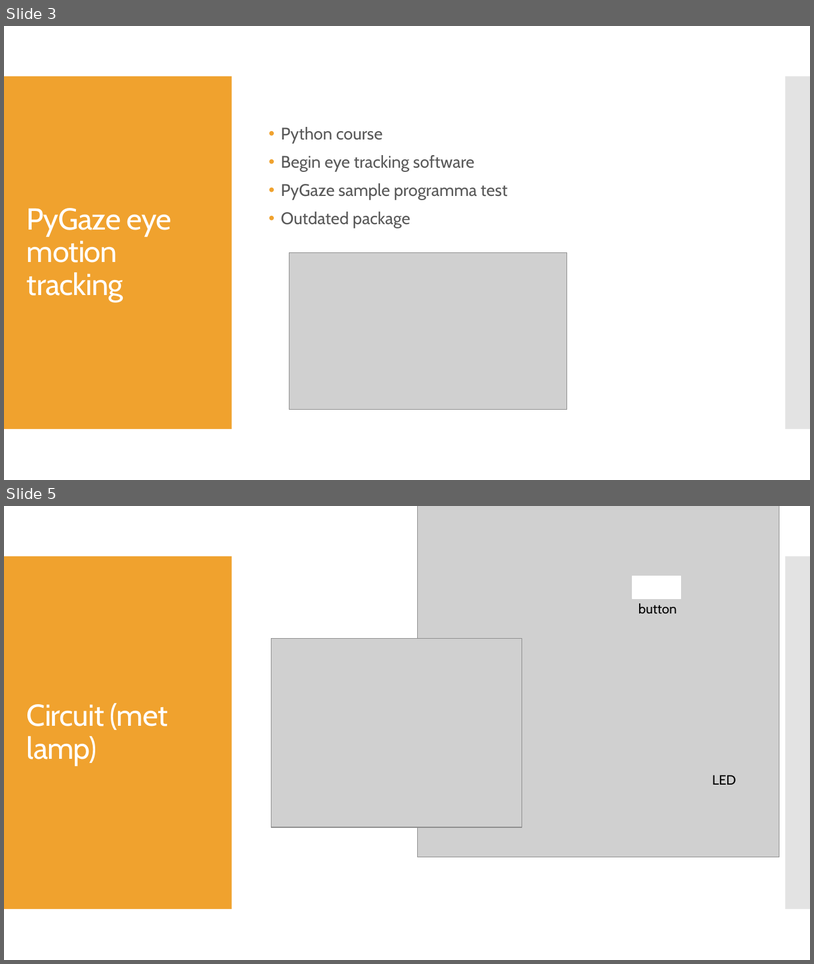
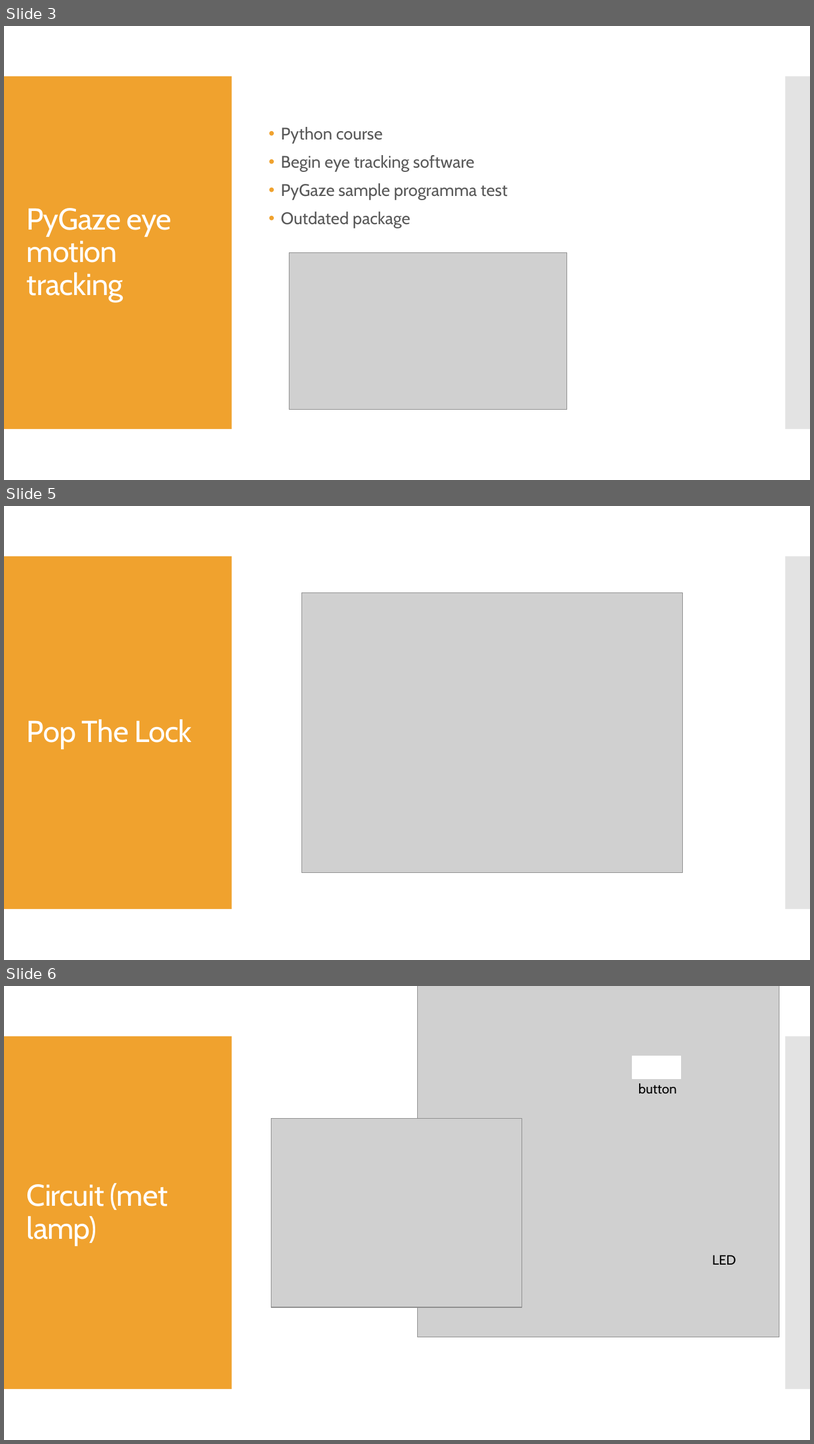
Before and after one commit to stellarubsaam/SpecialInputOutput, a slide deck: Documentatie/Special Input.pptx. Shown one above the other, each under a label of ours: slides 3 and 5 before the commit, slides 3, 5 and 6 after it; the slides between them are not shown. The pictures are 814x964 and 814x1444 pixels, drawn with LibreOffice and Linux fonts; fonts in the diff are those of the drawing; grey boxes stand for pictures. Boxes give left, top, right and bottom in pixels: in the first picture for what was removed or moved away, otherwise in the second. Text is boxed around its words. In the diff, an @@ line names an element or a change of style, - is before the commit and + after.

```diff
--- a/Documentatie/Special Input.pptx
+++ b/Documentatie/Special Input.pptx
@@ slide 5 added at (x1=4, y1=506, x2=810, y2=960), background #FFFFFF; not listed: 2 template elements that a slide beside it also shows @@
@@ picture added at (x1=302, y1=593, x2=683, y2=872) @@
@@ title added at (x1=27, y1=719, x2=192, y2=748), 36 pt, text #FFFFFF @@
+Pop The Lock
@@ what was slide 5 is now slide 6 @@
```
Also in this commit, not shown: 2 slides changed, 6 other slides added, 1 slide removed, 8 other files.
